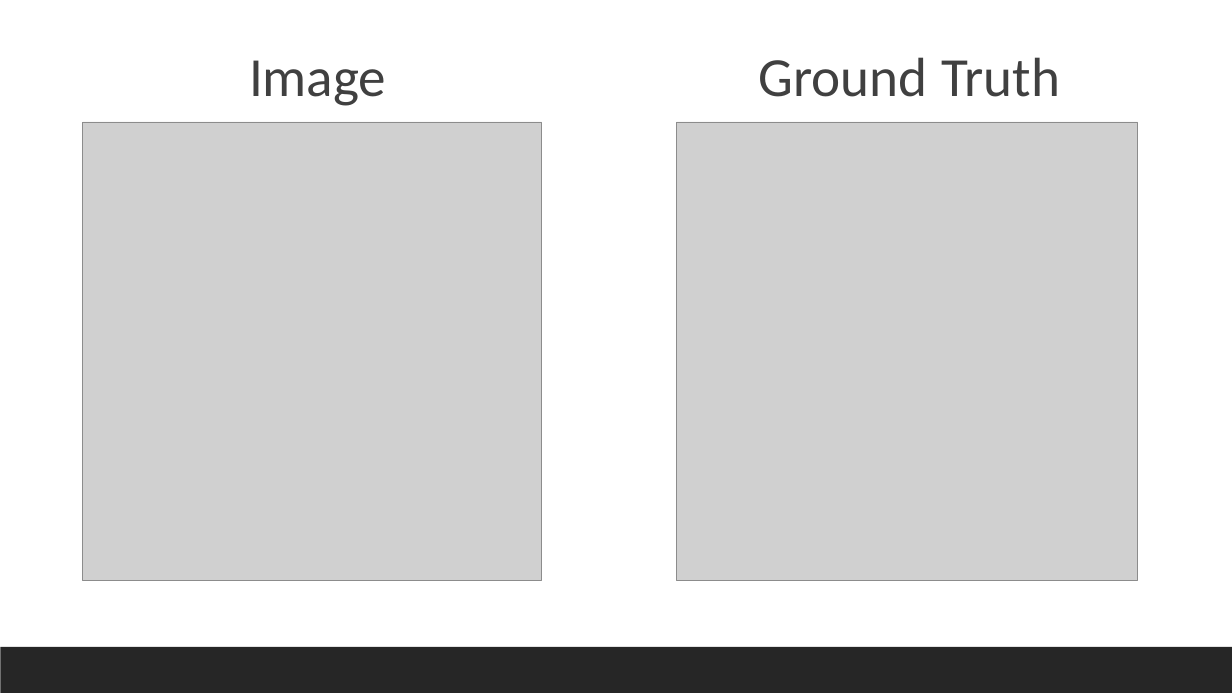
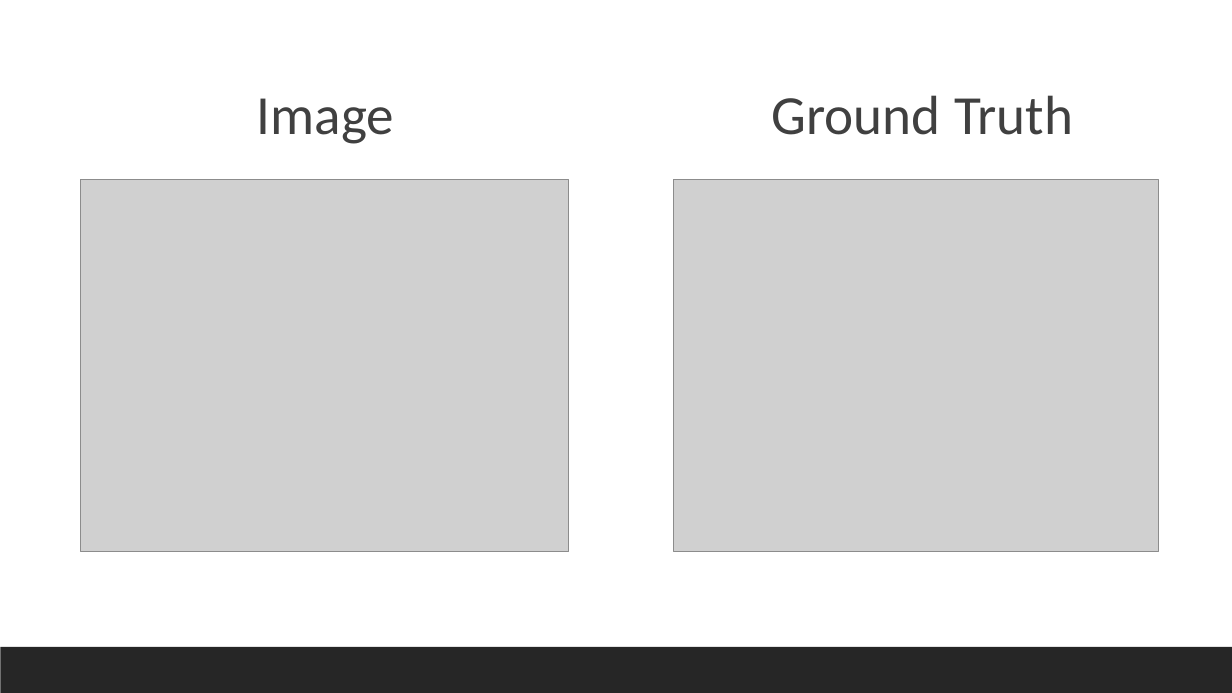
Before and after one commit to datascience-mobi-2022/2022-topic-01-team-04, a slide deck: slide 6 of presentation/layout(2).pptx. Drawn at 1232x693 pixels with LibreOffice and Linux fonts; fonts in the diff are those of the drawing; grey boxes stand for pictures. Boxes give left, top, right and bottom in pixels: in the first picture for what was removed or moved away, otherwise in the second. Text is boxed around its words. In the diff, an @@ line names an element or a change of style, - is before the commit and + after.

```diff
--- a/presentation/layout(2).pptx
+++ b/presentation/layout(2).pptx
@@ text "Image": place and size @@
-text "Image" at (249, 60, 386, 106)
+text "Image" at (257, 98, 394, 144)
@@ text "Ground Truth": place and size @@
-text "Ground Truth" at (758, 57, 1060, 97)
+text "Ground Truth" at (771, 95, 1073, 135)
@@ picture: place and size @@
-picture at (83, 122, 543, 580)
+picture at (80, 179, 568, 552)
@@ picture: place and size @@
-picture at (677, 122, 1138, 580)
+picture at (674, 179, 1159, 552)
```
Also in this commit, not shown: 6 other slides changed, 1 slide added, 2 slides removed.
